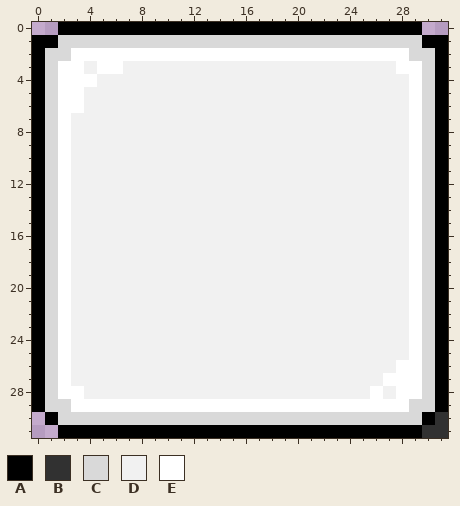
One commit to this pixel-art file: sprites/aseprite/bubble.aseprite. This is how it looked before the edit.
32x32 pixels, 1 frame.
Palette (. is transparent): A #000000  B #313131  C #d9d9d9  D #f1f1f1  E #ffffff
Now the later version:
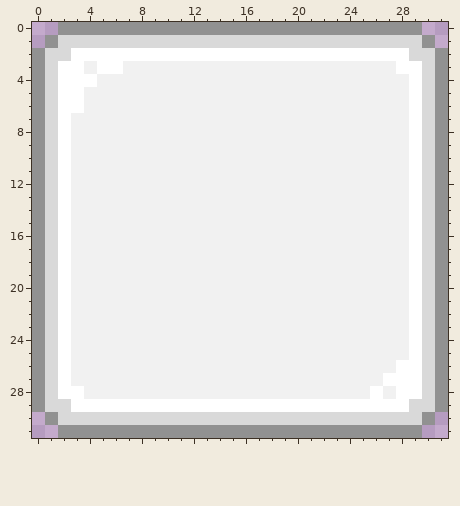
Changes in this commit:
layer "Layer 1" now hidden
@@ palette @@
-A #000000
+A #919191
@@ x 0..31 @@
  0 ..AAAAAAAAAAAAAAAAAAAAAAAAAAAA..
- 1 AACCCCCCCCCCCCCCCCCCCCCCCCCCCCAA
+ 1 .ACCCCCCCCCCCCCCCCCCCCCCCCCCCCA.
  2 ACCEEEEEEEEEEEEEEEEEEEEEEEEEECCA
@@ x 28..31 @@
 29 ECCA
-30 CCAB
-31 AABB
+30 CCA.
+31 AA..
Pixel boxes of the changes (left, top, right, bottom) in both pictures:
changed: (32, 22, 448, 438)
